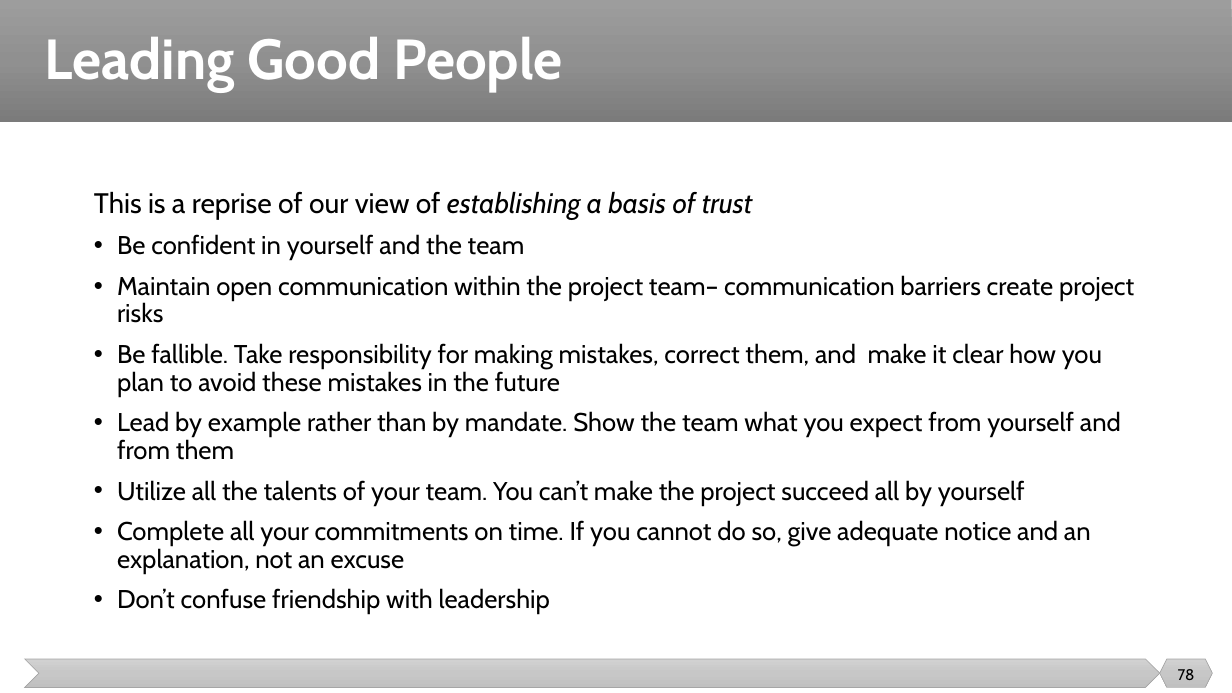
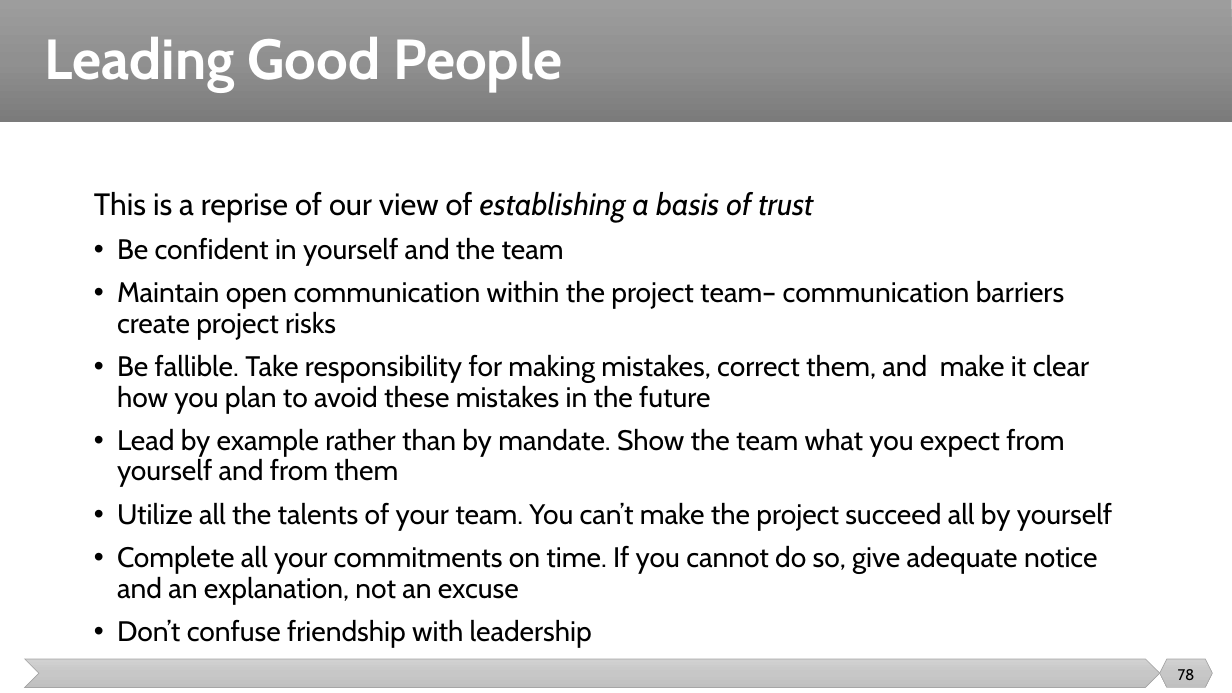
Before and after one commit to malenezi/malenezi, a slide deck: slide 78 of SE423/Lectures/3-Team/Team.pptx. Drawn at 1232x693 pixels with LibreOffice and Linux fonts; fonts in the diff are those of the drawing. Boxes give left, top, right and bottom in pixels: in the first picture for what was removed or moved away, otherwise in the second. Text is boxed around its words. In the diff, an @@ line names an element or a change of style, - is before the commit and + after.

```diff
--- a/SE423/Lectures/3-Team/Team.pptx
+++ b/SE423/Lectures/3-Team/Team.pptx
@@ text "This is a reprise of ..." at (x1=94, y1=192, x2=1112, y2=604): size 22 to 24 pt in "This is a reprise of our view ..."; size 20 to 22 pt @@
```
Also in this commit, not shown: 6 other slides changed.
